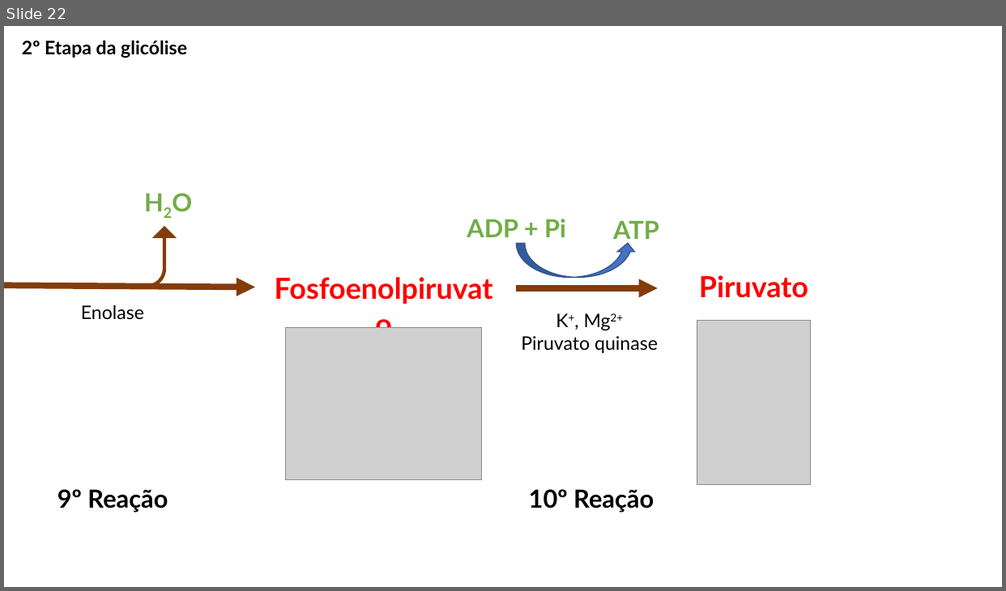
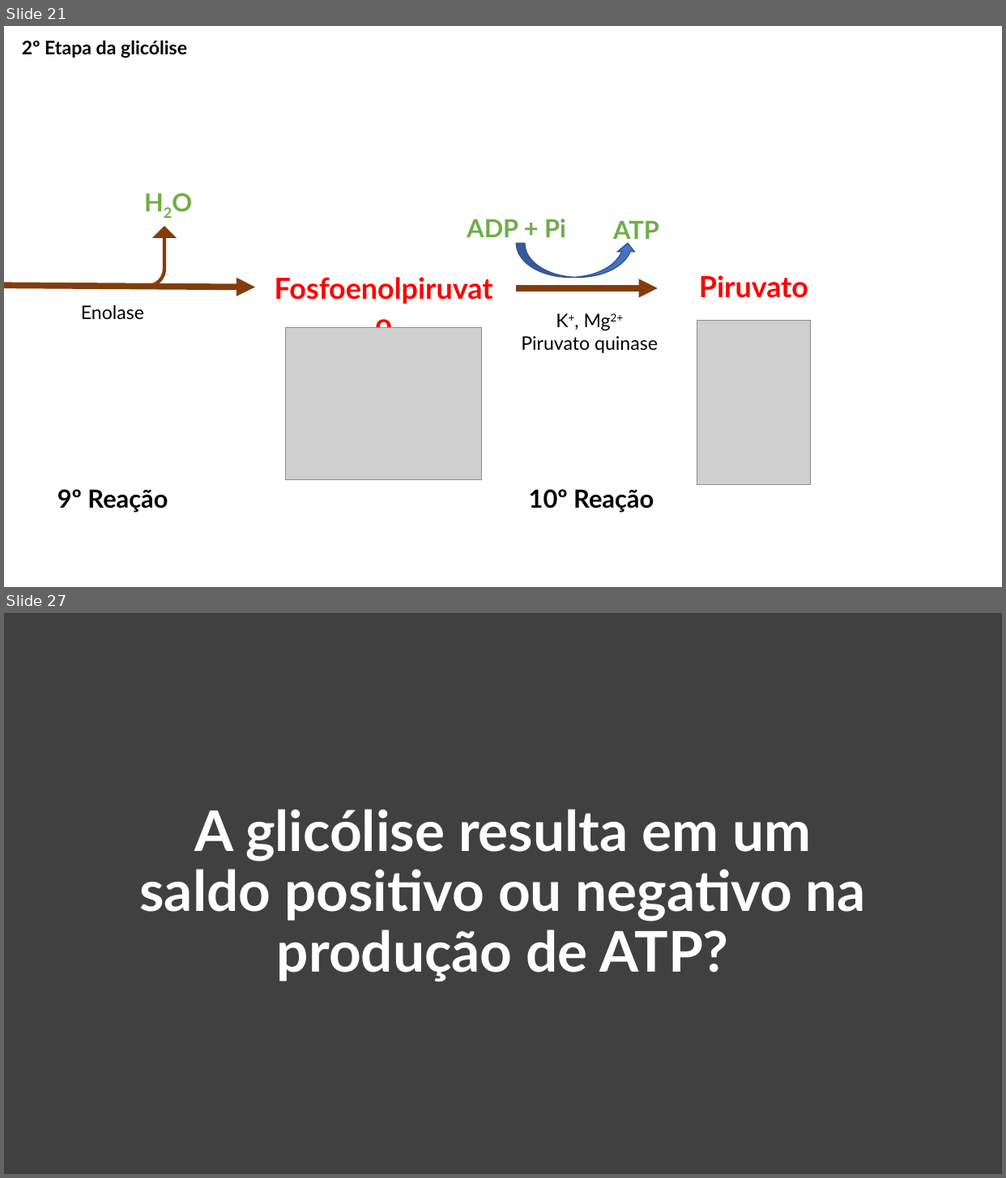
Before and after one commit to daniloasdotcom/Bioquimica-com-Danilo, a slide deck: assets/aulas/glicolise.pptx. Shown one above the other, each under a label of ours: slide 22 before the commit, slides 21 and 27 after it; the slides between them are not shown. The pictures are 1006x591 and 1006x1178 pixels, drawn with LibreOffice and Linux fonts; fonts in the diff are those of the drawing; grey boxes stand for pictures. Boxes give left, top, right and bottom in pixels: in the first picture for what was removed or moved away, otherwise in the second. Text is boxed around its words. In the diff, an @@ line names an element or a change of style, - is before the commit and + after.

```diff
--- a/assets/aulas/glicolise.pptx
+++ b/assets/aulas/glicolise.pptx
@@ slide 27 added at (x1=4, y1=613, x2=1002, y2=1174), background #404040 @@
@@ title added at (x1=140, y1=809, x2=866, y2=982), 54 pt, text #FFFFFF, bold @@
+A glicólise resulta em um saldo positivo ou negativo na produção de ATP?
@@ what was slide 22 is now slide 21 @@
```
Also in this commit, not shown: 11 slides changed, 3 other slides added, 2 slides removed, 3 other files.
